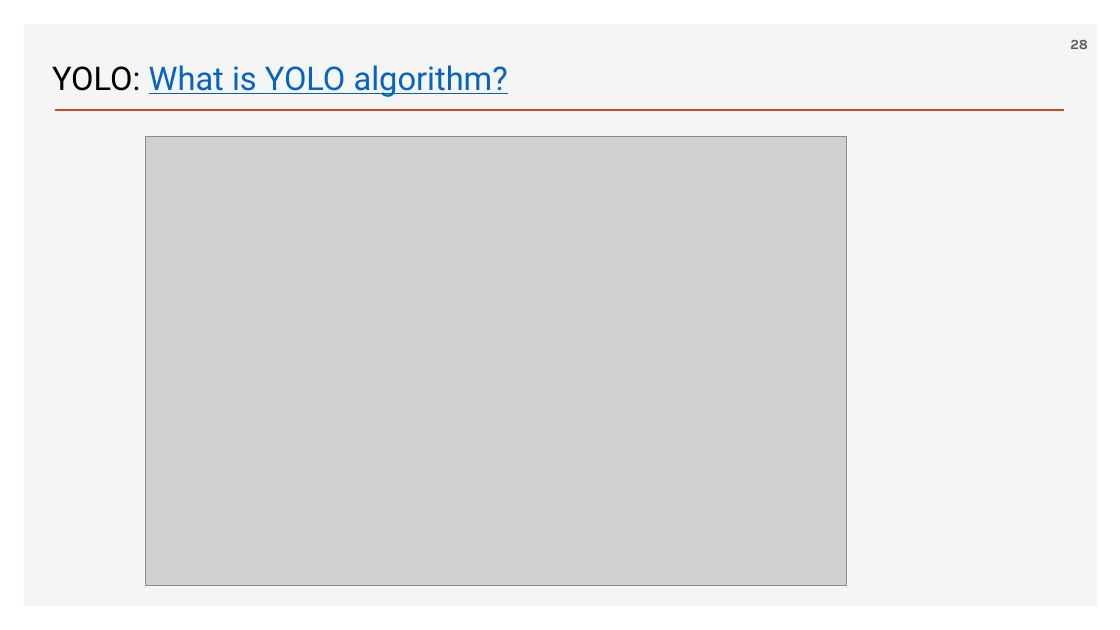
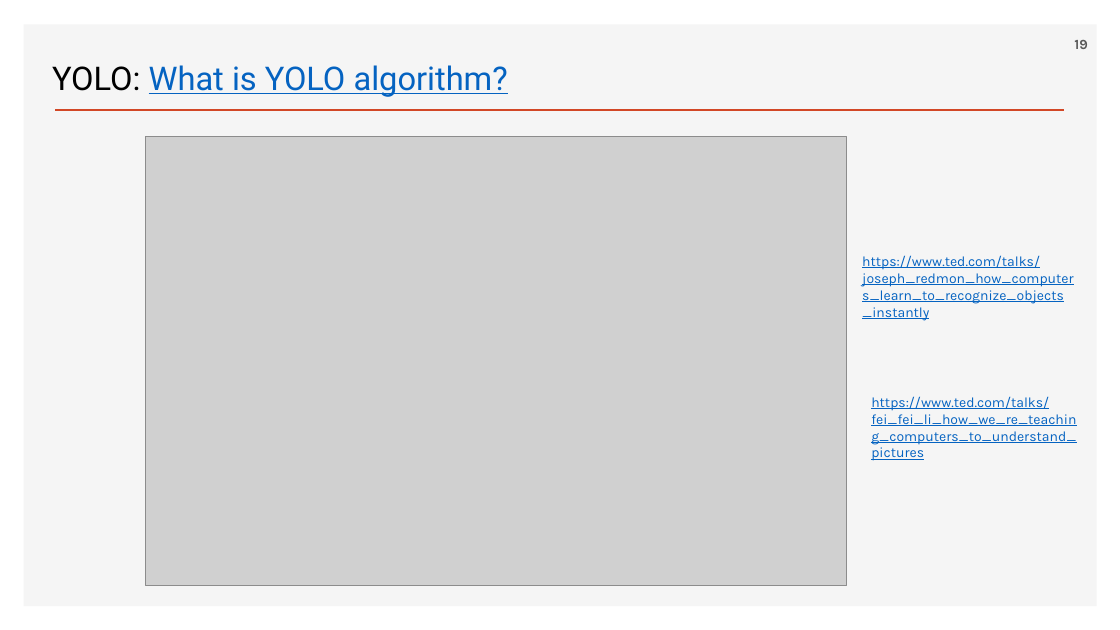
Before and after one commit to ancestor9/2026_Fall_Deep-Learning-with-Python, a slide deck: slide 19 of Chapter 11 Image segmentation.pptx (slide 28 before the commit). Drawn at 1120x630 pixels with LibreOffice and Linux fonts; fonts in the diff are those of the drawing; grey boxes stand for pictures; background and template pictures are left out. Boxes give left, top, right and bottom in pixels: in the first picture for what was removed or moved away, otherwise in the second. Text is boxed around its words. In the diff, an @@ line names an element or a change of style, - is before the commit and + after.

```diff
--- a/Chapter 11 Image segmentation.pptx
+++ b/Chapter 11 Image segmentation.pptx
@@ page number at <box>1074,40,1087,49</box>: text changed @@
-28
+19
@@ text added at <box>862,255,1073,321</box>, 12 pt, text #0563C1, underline @@
+https://www.ted.com/talks/joseph_redmon_how_computers_learn_to_recognize_objects_instantly
@@ text added at <box>871,396,1076,461</box>, 12 pt, text #0563C1, underline @@
+https://www.ted.com/talks/fei_fei_li_how_we_re_teaching_computers_to_understand_pictures
```
Also in this commit, not shown: 9 other slides changed.
